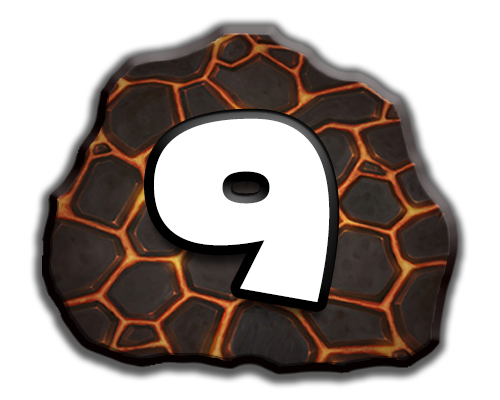
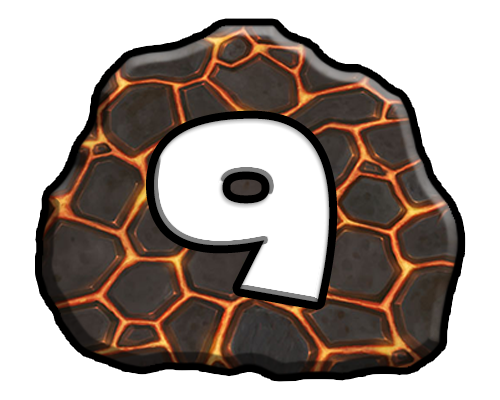
Layered file, before and after one edit (500 × 400). Changes by layer:
pixels changed over [29, 17, 469, 389] (layer not identified)
